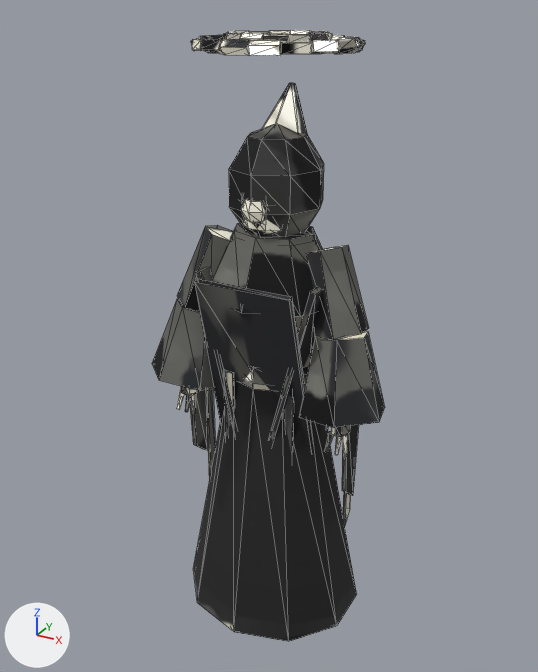
Before and after pictures for a commit that changed the glTF model assets/models/choir_singer.glb.
One viewpoint serves both versions: a camera (50 mm lens) standing at (1.12, -2.08, 2.12) and looking at (-0.02, 0.01, 1.07). The axes (+X, +Y, +Z) are drawn at lower left. The lights are the same throughout. The first picture is the older version. Mesh edges are drawn as thin lines. Vertices at exactly the same position are counted once.

Names of what the first picture shows: 'ChoirSingerMesh'.
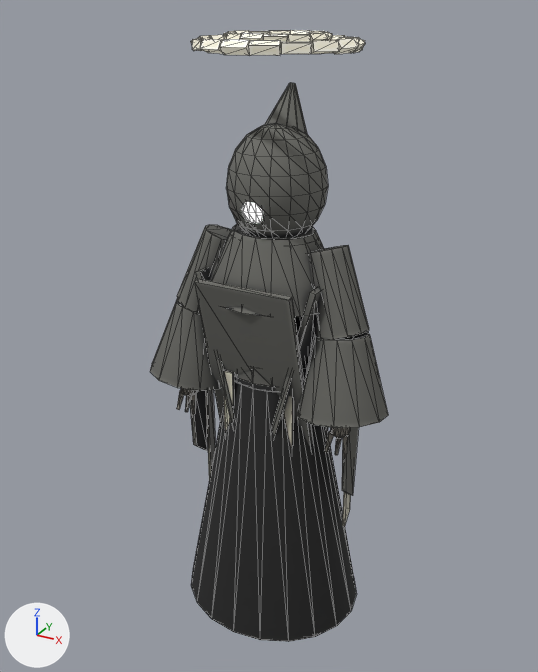
Location of each change, (x1, y1, x2, y2) in pixels of the pictures (538 x 672 px):
'ChoirSingerMesh', reshaped: before (152, 30, 385, 642); after (150, 30, 388, 642)
part 1 of me_choirsingermesh, built on: before (177, 388, 350, 456); after (150, 83, 388, 642)
part 2 of me_choirsingermesh, surface changed: (186, 30, 365, 526) in both

Edits to the bpy script that builds the scene:
```text
Change me_choirsingermesh:
    used by ob_choirsingermesh; location = (0.0, 0.0, 0.0)
    remove me_choirsingermesh.from_pydata(...)  # 609 vertices, 966 faces; spans x -0.44..0.44, y -0.31..0.31, z 0.0..2.05
    add me_choirsingermesh.from_pydata(...)  # 916 vertices, 1580 faces; spans x -0.45..0.45, y -0.31..0.31, z 0.0..2.05
    me_choirsingermesh part 1: 8 vertices moved within x -0.33..0.33, y -0.11..-0.09, z 0.83; 8 vertices removed from x -0.33..0.33, y -0.08, z 0.83..0.89; 315 vertices added at x -0.45..0.45, y -0.29..0.29, z 0.0..1.9
    me_choirsingermesh part 2: 540 kept faces spanning x -0.34..0.34, y -0.24..0.28, z 0.24..2.05 get new texture (UV) coordinates
```
